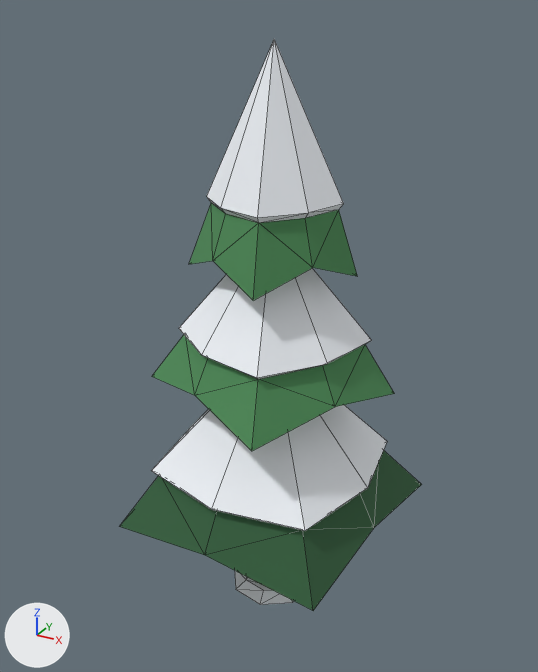
The glTF model winter-survival/assets/models/pine_b.glb: old version first, new version second.
Rendered twice from a camera (50 mm lens) standing at (3.08, -5.69, 5.72) and looking at (-0.11, 0.11, 2.82). Every picture has the same lights, and +X, +Y and +Z are marked at lower left. The older version comes first. Mesh edges are drawn as thin lines. Vertices at exactly the same position are counted once.

The first picture shows 'Tree'.
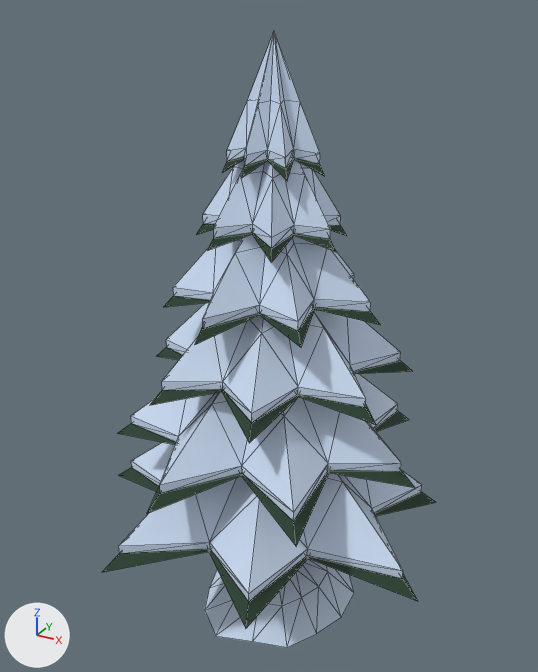
Location of each change, [x1, y1, x2, y2] in pixels of the pictures (538 x 672 px):
'Tree', reshaped (10% wider, 8% taller): before [119, 39, 422, 611]; after [103, 31, 436, 648]
part 1 of me_tree, rebuilt: before [189, 39, 357, 300]; after [197, 223, 347, 262]
part 2 of me_tree, rebuilt: before [152, 268, 394, 451]; after [162, 303, 400, 422]
part 3 of me_tree, rebuilt: before [119, 405, 422, 611]; after [119, 442, 422, 601]
part 4 of me_tree, built on: before [235, 571, 294, 605]; after [103, 31, 436, 648]

Diff of the bpy script that builds the scene:
```diff
--- a/winter-survival/assets/models/pine_b.glb.py
+++ b/winter-survival/assets/models/pine_b.glb.py
@@ me_tree @@
 # used by ob_tree; location = (0.0, 0.0, 0.0)
-me_tree.from_pydata(...)  # 106 vertices, 178 faces; spans x -1.19..1.25, y -1.19..1.23, z 0.0..5.5
+me_tree.from_pydata(...)  # 509 vertices, 873 faces; spans x -1.86..1.77, y -1.61..1.77, z -0.2..5.56
+# me_tree part 1: the loose piece of 26 vertices spanning x -0.78..0.73, y -0.76..0.78, z 3.54..5.5 is rebuilt with 30 vertices and now spans x -0.71..0.67, y -0.65..0.74, z 3.82..4.9
+# me_tree part 2: the loose piece of 26 vertices spanning x -1.15..1.1, y -1.13..1.07, z 2.37..4.0 is rebuilt with 43 vertices and now spans x -1.16..1.1, y -1.05..1.22, z 2.56..3.8
+# me_tree part 3: the loose piece of 26 vertices spanning x -1.19..1.25, y -1.19..1.23, z 0.95..2.8 is rebuilt with 43 vertices and now spans x -1.67..1.6, y -1.45..1.59, z 1.0..2.43
+# me_tree part 4: 16 vertices removed from x -0.44..0.44, y -0.44..0.44, z 0.0..0.08; 365 vertices added at x -1.86..1.77, y -1.61..1.77, z -0.2..5.56
+# other edits to the shape of me_tree do not show in these pictures
 me_tree.materials.append(mat_palette_vcol)
```
